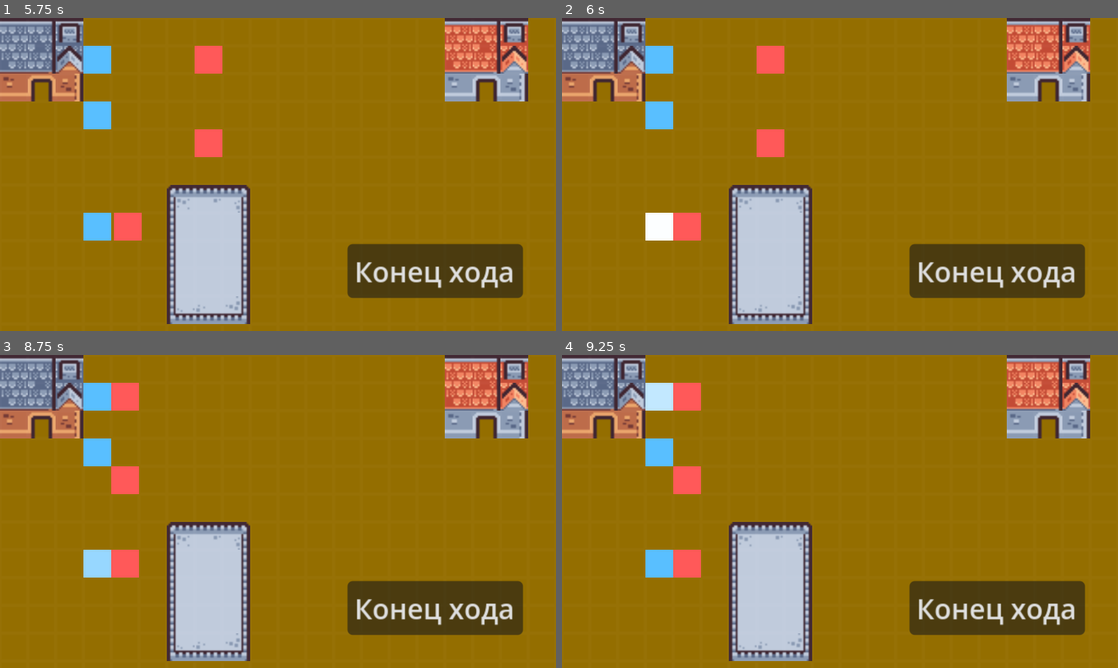
Above: before the commit, frames 1-4 (two rows, left to right).
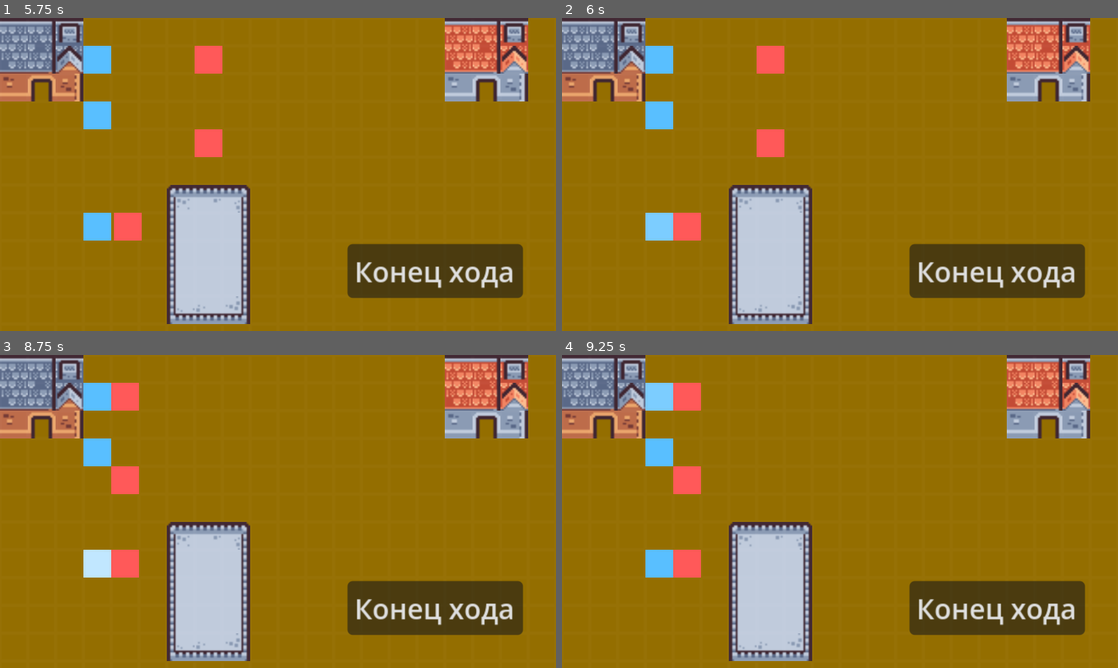
Above: after the commit, the same moments.

Repository: mikhalenkoilya/GodotTest
Game: Godot game, scene res://scenes/world.tscn
Same seed, same stepped clock (60 frames per second), same inputs: the game is played once before the commit and once after it. This scene is started directly instead of the project's main scene.
Inputs (mouse positions are in pixels of both pictures, inside the frame that each line leads up to):
- Up to frame 1 (5.75 s): click "Конец хода" at 0.5 s; click "Конец хода" at 1.25 s; click "Конец хода" at 2 s; tap Enter at 2.75, 3.05, 3.6, 5.3 s; move the mouse to (400, 158) at 2.77 s; tap Keypad Enter (end_turn, bound only after the commit) at 2.85, 4.55, 5.1 s; click (400, 158) at 2.92 s; move the mouse to (166, 190) at 3.52 s; click (166, 190) at 3.67 s; tap E at 3.8, 4.35 s; move the mouse to (333, 105) at 4.27 s; click (333, 105) at 4.42 s; tap Space at 5 s; move the mouse to (250, 237) at 5.02 s; click (250, 237) at 5.17 s
- Up to frame 2 (6 s): move the mouse to (1006, 221) at 5.77 s; tap Enter at 5.85 s; click (1006, 221) at 5.92 s
- Up to frame 3 (8.75 s): tap E at 6.05, 6.6, 8.3 s; move the mouse to (111, 464) at 6.52 s; click (111, 464) at 6.67 s; tap Keypad Enter (end_turn, bound only after the commit) at 6.8, 7.35 s; move the mouse to (305, 511) at 7.27 s; click (305, 511) at 7.42 s; tap Enter at 7.55, 8, 8.1 s; move the mouse to (194, 433) at 8.02 s; click (194, 433) at 8.17 s
- Up to frame 4 (9.25 s): move the mouse to (962, 495) at 8.77 s; tap E at 8.85 s; click (962, 495) at 8.92 s; tap Keypad Enter (end_turn, bound only after the commit) at 9.05 s

Frame 1 is identical in both runs. In frame 2, 0.4% of the frame differs, in the area x 15-20%, y 62-72%; in frame 3, 0.4%; in frame 4, 0.4%.
Error after the commit: Invalid call. Nonexistent function 'get_class_data' in base 'Nil'. (res://Scripts/world.gd:34)

Commit message:
some changes

Diff:
--- a/turn-based-test/Scripts/SquadManager.gd
+++ b/turn-based-test/Scripts/SquadManager.gd
@@ -1,14 +1,28 @@
-# res://Scripts/SquadManager.gd
 extends Node
 
-# Paths to your class resources
+# Example data structure for your squad
+var squad_members: Array[Actor] = []
+
+func _ready() -> void:
+	print("✅ SquadManager Autoload is working!")
+
+func add_to_squad(actor: Actor) -> void:
+	if actor and not squad_members.has(actor):
+		squad_members.append(actor)
+		print("Added ", actor.name, " to squad.")
+
+func remove_from_squad(actor: Actor) -> void:
+	squad_members.erase(actor)
+
+# Paths to your class resources (FIXED: added 'turn-based-test/' to the path)
+# Paths to your class resources (CORRECTED - remove 'turn-based-test/')
 var available_classes: Array[String] = [
 	"res://data/classes/warrior.tres",
 	"res://data/classes/archer.tres",
 	"res://data/classes/mage.tres"
 ]
 
-# Default squad composition (can be changed by the player)
+# Default squad composition
 var squad_classes: Array[String] = [
 	"res://data/classes/warrior.tres",
 	"res://data/classes/archer.tres",
@@ -18,7 +32,11 @@
 # Get the ClassData resource for a specific squad slot (0, 1, or 2)
 func get_class_data(slot_index: int) -> ClassData:
 	var path = squad_classes[slot_index]
-	return load(path) as ClassData
+	var loaded_resource = load(path)
+	if loaded_resource == null:
+		push_error("Failed to load class data at: " + path)
+		return null
+	return loaded_resource as ClassData
 
 # Cycle to the next or previous class for a specific slot
 func cycle_class(slot_index: int, direction: int) -> void:
--- a/turn-based-test/Scripts/TurnManager.gd
+++ b/turn-based-test/Scripts/TurnManager.gd
@@ -57,7 +57,7 @@
 func _input(event: InputEvent) -> void:
 	# Горячая клавиша завершения хода
 	if event is InputEventKey and event.pressed:
-		if event.keycode == KEY_ENTER or event.keycode == KEY_E:
+		if Input.is_action_just_pressed("end_turn"):
 			_on_end_turn_button_pressed()
 			return
 
--- a/turn-based-test/Scripts/actor.gd
+++ b/turn-based-test/Scripts/actor.gd
@@ -44,10 +44,10 @@
 # === ВСПЫШКА ПРИ УРОНЕ ===
 func _flash_damage() -> void:
 	var base_color = FRIENDLY_COLOR if is_friendly else ENEMY_COLOR
-	self.modulate = Color.WHITE # Fixed: use valid Color.WHITE
-
+	var target_color = FRIENDLY_COLOR if is_friendly else ENEMY_COLOR
 	var tween = create_tween()
-	tween.tween_property(self, "modulate", base_color, 0.2).set_trans(Tween.TRANS_SINE)
+	tween.tween_property(self, "modulate", Color.WHITE, 0.08)
+	tween.tween_property(self, "modulate", target_color, 0.12)
 
 # === СМЕРТЬ ===
 func die() -> void:
--- a/turn-based-test/project.godot
+++ b/turn-based-test/project.godot
@@ -36,6 +36,12 @@
 "events": [Object(InputEventMouseButton,"resource_local_to_scene":false,"resource_name":"","device":-1,"window_id":0,"a …(253 unchanged characters)…
 ]
 }
+end_turn={
+"deadzone": 0.2,
+"events": [Object(InputEventKey,"resource_local_to_scene":false,"resource_name":"","device":16,"window_id":0,"alt_pressed":false,"shift_pressed":false,"ctrl_pressed":false,"meta_pressed":false,"pressed":false,"keycode":0,"physical_keycode":4194310,"key_label":0,"unicode":0,"location":0,"echo":false,"script":null)
+, Object(InputEventKey,"resource_local_to_scene":false,"resource_name":"","device":-1,"window_id":0,"alt_pressed":false,"shift_pressed":false,"ctrl_pressed":false,"meta_pressed":false,"pressed":false,"keycode":0,"physical_keycode":69,"key_label":0,"unicode":101,"location":0,"echo":false,"script":null)
+]
+}
 
 [physics]
 
Not shown, changed: turn-based-test/.gitignore
Not shown, removed: turn-based-test/ART/License.txt5363883057.tmp
Not shown, removed: turn-based-test/ART/Preview.png5365885310.tmp
Not shown, removed: turn-based-test/ART/Sample.png5367889912.tmp
Not shown, removed: turn-based-test/ART/Tilemap/tilemap.png5371912286.tmp
Not shown, removed: turn-based-test/ART/Tilemap/tilemap_packed.png5373917054.tmp
Not shown, removed: turn-based-test/ART/Tiles/blue.png483750826.tmp
Not shown, removed: turn-based-test/ART/Tiles/grid.png485748959.tmp
Not shown, removed: turn-based-test/ART/Tiles/square-16.png5375916159.tmp
Not shown, removed: turn-based-test/ART/Tiles/tile_0000.png5377920729.tmp
Not shown, removed: turn-based-test/ART/Tiles/tile_0001.png5379925068.tmp
Not shown, removed: turn-based-test/ART/Tiles/tile_0002.png5381930715.tmp
(and 14 more such lines)
